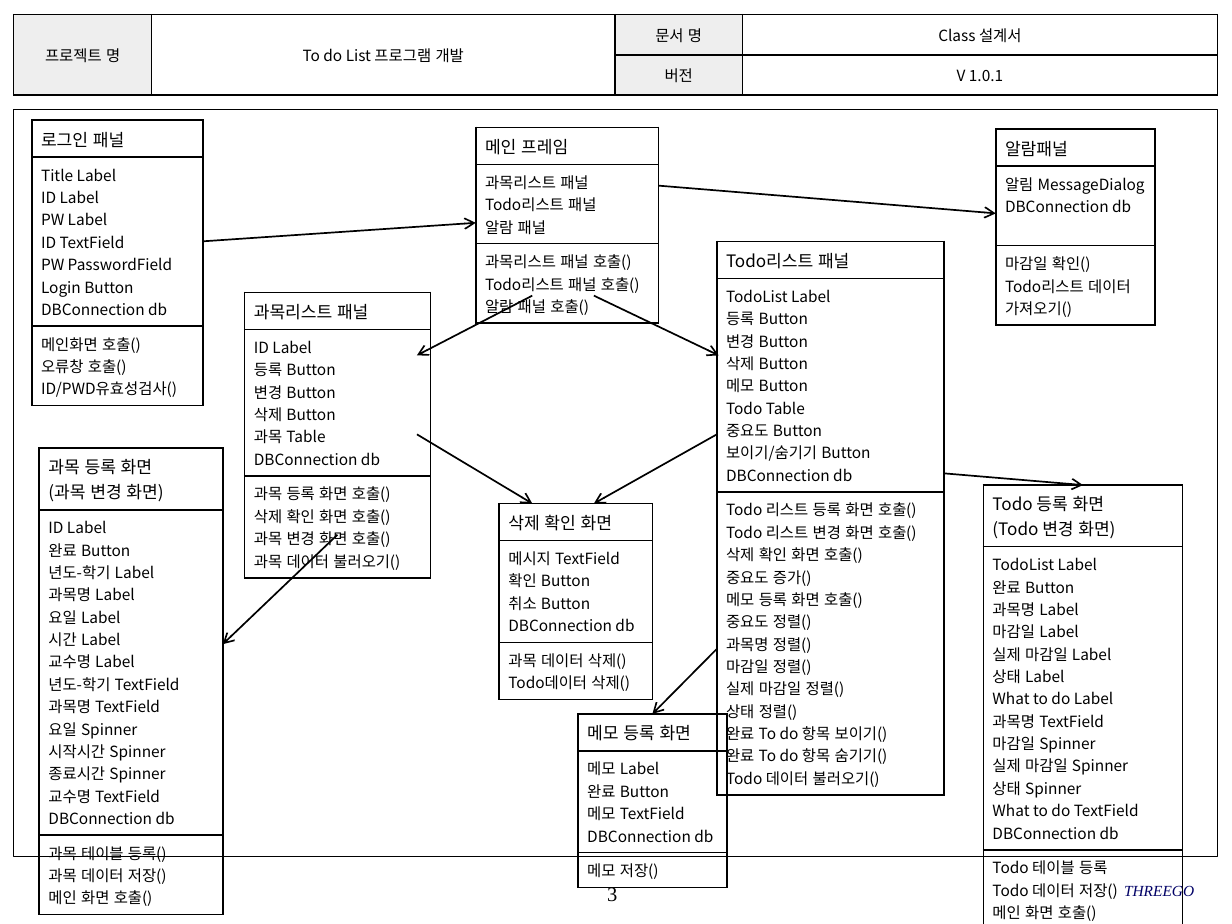
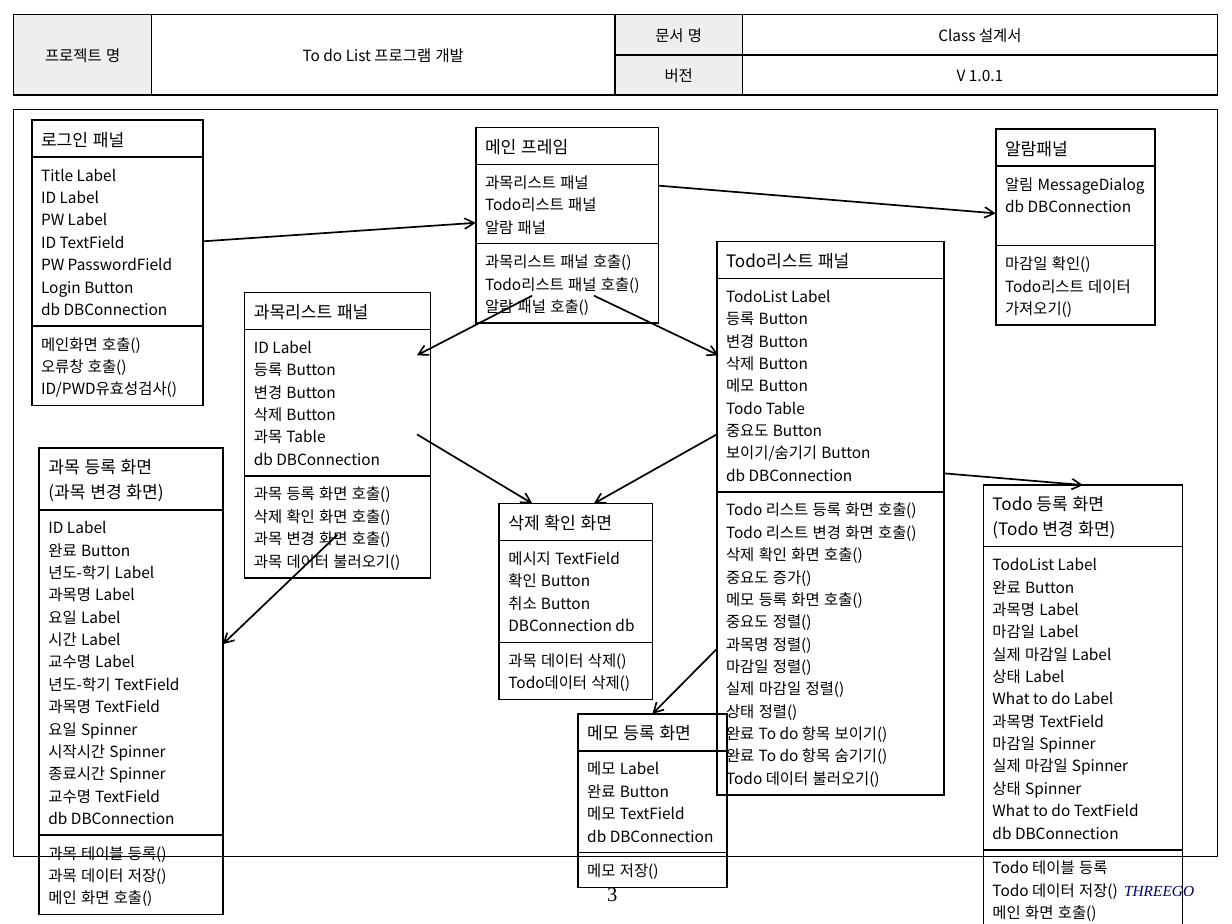
Before and after one commit to SMU-SE-Admin/18-1_3_THREEGO_Doc, a slide deck: slide 3 of 03 설계/Class 설계서_3조_THREEGO.pptx. Drawn at 1232x924 pixels with LibreOffice and Linux fonts; fonts in the diff are those of the drawing; background and template pictures are left out. Boxes give left, top, right and bottom in pixels: in the first picture for what was removed or moved away, otherwise in the second. Text is boxed around its words. In the diff, an @@ line names an element or a change of style, - is before the commit and + after.

```diff
--- a/03 설계/Class 설계서_3조_THREEGO.pptx
+++ b/03 설계/Class 설계서_3조_THREEGO.pptx
@@ table at [32, 121, 203, 401] @@
-row 2, column 1: Title Label / ID Label / PW Label / ID TextField / PW PasswordField / Login Button / DBConnection db
+row 2, column 1: Title Label / ID Label / PW Label / ID TextField / PW PasswordField / Login Button / db DBConnection
@@ table at [995, 129, 1154, 321] @@
-row 2, column 1: 알림 MessageDialog / DBConnection db
+row 2, column 1: 알림 MessageDialog / db DBConnection
@@ table at [717, 241, 944, 792] @@
-row 2, column 1: TodoList Label / 등록 Button / 변경 Button / 삭제 Button / 메모 Button / Todo Table / 중요도 Button / 보이기/숨기기 Button / DBConnection db
+row 2, column 1: TodoList Label / 등록 Button / 변경 Button / 삭제 Button / 메모 Button / Todo Table / 중요도 Button / 보이기/숨기기 Button / db DBConnection
@@ table at [245, 292, 431, 575] @@
-row 2, column 1: ID Label / 등록 Button / 변경 Button / 삭제 Button / 과목 Table / DBConnection db
+row 2, column 1: ID Label / 등록 Button / 변경 Button / 삭제 Button / 과목 Table / db DBConnection
@@ table at [39, 448, 223, 910] @@
-row 2, column 1: ID Label / 완료 Button / 년도-학기 Label / 과목명 Label / 요일 Label / 시간 Label / 교수명 Label / 년도-학기 TextField / 과목명 TextField / 요일 Spinner / 시작시간 Spinner / 종료시간 Spinner / 교수명 TextField / DBConnection db
+row 2, column 1: ID Label / 완료 Button / 년도-학기 Label / 과목명 Label / 요일 Label / 시간 Label / 교수명 Label / 년도-학기 TextField / 과목명 TextField / 요일 Spinner / 시작시간 Spinner / 종료시간 Spinner / 교수명 TextField / db DBConnection
@@ table at [983, 485, 1183, 924] @@
-row 2, column 1: TodoList Label / 완료 Button / 과목명 Label / 마감일 Label / 실제 마감일 Label / 상태 Label / What to do Label / 과목명 TextField / 마감일 Spinner / 실제 마감일 Spinner / 상태 Spinner / What to do TextField / DBConnection db
+row 2, column 1: TodoList Label / 완료 Button / 과목명 Label / 마감일 Label / 실제 마감일 Label / 상태 Label / What to do Label / 과목명 TextField / 마감일 Spinner / 실제 마감일 Spinner / 상태 Spinner / What to do TextField / db DBConnection
@@ table at [578, 713, 727, 883] @@
-row 2, column 1: 메모 Label / 완료 Button / 메모 TextField / DBConnection db
+row 2, column 1: 메모 Label / 완료 Button / 메모 TextField / db DBConnection
```
Also in this commit, not shown: 1 other slide changed.
